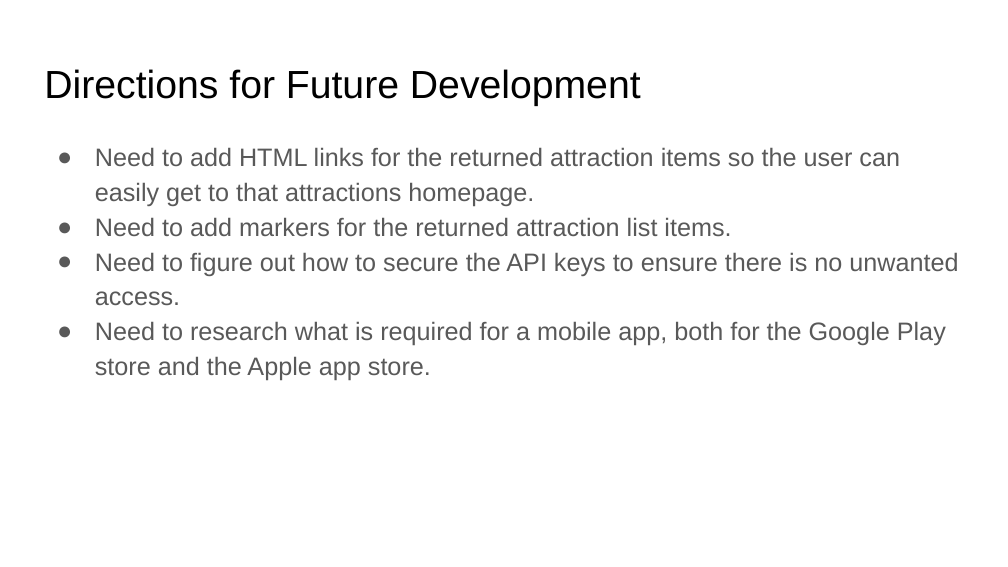
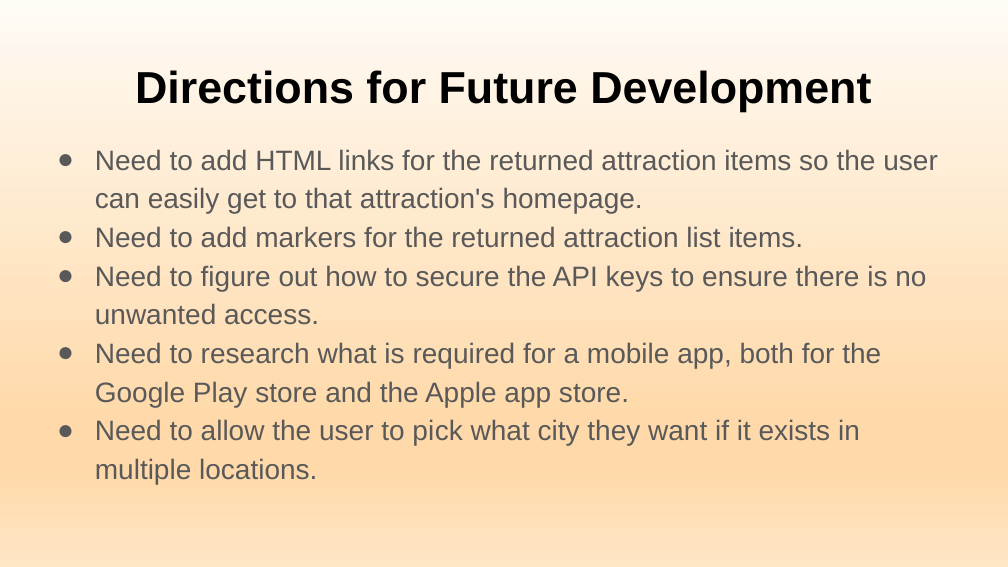
Before and after one commit to alpinelife37/Homework07, a slide deck: slide 6 of Project 1.pptx. Drawn at 1008x567 pixels with LibreOffice and Linux fonts; fonts in the diff are those of the drawing. Boxes give left, top, right and bottom in pixels: in the first picture for what was removed or moved away, otherwise in the second. Text is boxed around its words. In the diff, an @@ line names an element or a change of style, - is before the commit and + after.

```diff
--- a/Project 1.pptx
+++ b/Project 1.pptx
@@ background #FFFFFF to gradient #FFFBF5 to #FFD9A9 to #FFE6C6 @@
@@ title "Directions for Future Development" at box(135, 70, 871, 112): size 28 to 32 pt, bold on; alignment left to centre @@
@@ text at box(95, 149, 938, 213): text changed; size 18 to 20 pt @@
-● Need to add HTML links for the returned attraction items so the user can easily get to that attractions homepage.
+● Need to add HTML links for the returned attraction items so the user can easily get to that attraction's homepage.
@@ text at box(95, 226, 926, 407): size 18 to 20 pt in "Need to add markers for the returned ...", "Need to figure out how to secure ...", "Need to research what is required for ..." @@
@@ text at box(95, 419, 860, 484): paragraph added @@
+● Need to allow the user to pick what city they want if it exists in multiple locations.
```
Also in this commit, not shown: 4 other slides changed, 2 slides added, 2 slides removed.
